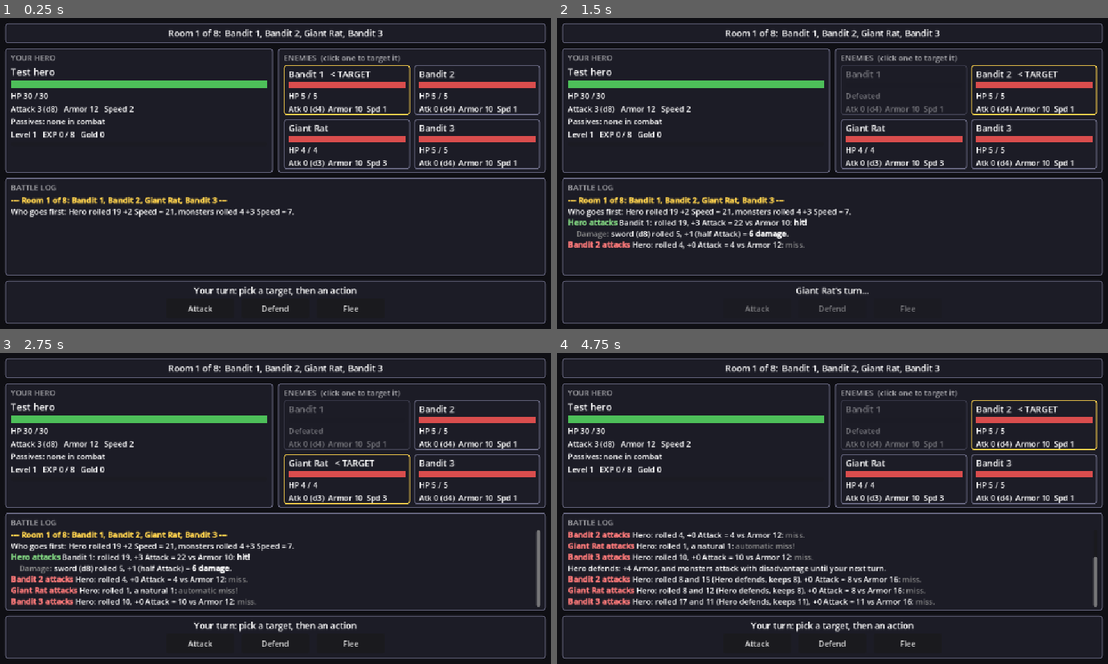
Above: before the commit, frames 1-4 (two rows, left to right).
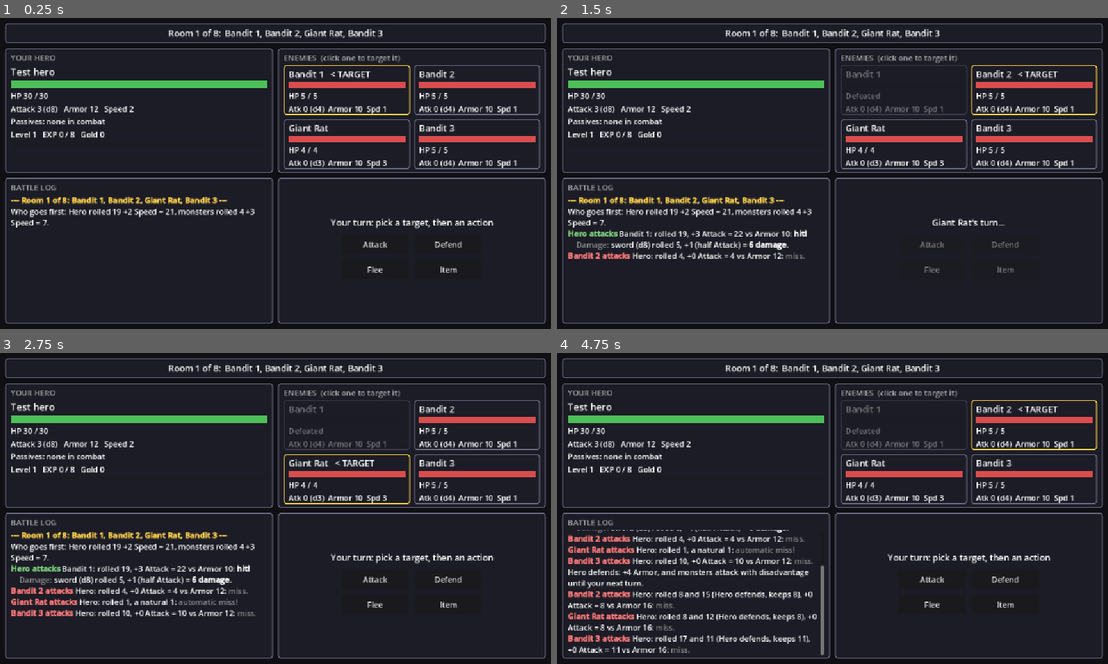
Above: after the commit, the same moments.

Repository: khasmn/project-k
Game: Godot game, scene res://scenes/combat/combat.tscn
Same seed, same stepped clock (60 frames per second), same inputs: the game is played once before the commit and once after it. This scene is started directly instead of the project's main scene.
Inputs (mouse positions are in pixels of both pictures, inside the frame that each line leads up to):
- Up to frame 1 (0.25 s): no input
- Up to frame 2 (1.5 s): click "Attack" at 0.5 s; click (1036, 89) at 1.27 s
- Up to frame 3 (2.75 s): click (347, 480) at 2.02 s
- Up to frame 4 (4.75 s): click "Defend" at 2.75 s; click (1036, 480) at 3.52 s; click (1036, 424) at 4.27 s

The runs differ from the first frame. In frame 1, 2.0% of the frame differs, in the area x 1-99%, y 51-99%; in frame 2, 3.7%; in frame 3, 6.4%; in frame 4, 10%.

Commit message:
Battle log and actions side by side, Item button with 2 Healing Potions per run
Co-Authored-By: Claude Opus 5.5 <noreply@anthropic.com>

Diff:
--- /dev/null
+++ b/data/items.json
@@ -0,0 +1,3 @@
+{
+	"healing_potion": {"name": "Healing Potion", "heal_percent": 30}
+}
--- a/scenes/combat/combat.tscn
+++ b/scenes/combat/combat.tscn
@@ -136,66 +136,88 @@
 theme_override_constants/v_separation = 8
 columns = 2
 
-[node name="LogPanel" type="PanelContainer" parent="Margin/VBox"]
+[node name="Bottom" type="HBoxContainer" parent="Margin/VBox"]
 layout_mode = 2
 size_flags_vertical = 3
-theme_override_styles/panel = SubResource("box")
-
-[node name="VBox" type="VBoxContainer" parent="Margin/VBox/LogPanel"]
-layout_mode = 2
-
-[node name="Header" type="Label" parent="Margin/VBox/LogPanel/VBox"]
+theme_override_constants/separation = 10
+
+[node name="LogPanel" type="PanelContainer" parent="Margin/VBox/Bottom"]
+layout_mode = 2
+size_flags_horizontal = 3
+theme_override_styles/panel = SubResource("box")
+
+[node name="VBox" type="VBoxContainer" parent="Margin/VBox/Bottom/LogPanel"]
+layout_mode = 2
+
+[node name="Header" type="Label" parent="Margin/VBox/Bottom/LogPanel/VBox"]
 modulate = Color(1, 1, 1, 0.6)
 layout_mode = 2
 text = "BATTLE LOG"
 
-[node name="Log" type="RichTextLabel" parent="Margin/VBox/LogPanel/VBox"]
+[node name="Log" type="RichTextLabel" parent="Margin/VBox/Bottom/LogPanel/VBox"]
 unique_name_in_owner = true
 layout_mode = 2
 size_flags_vertical = 3
 bbcode_enabled = true
 scroll_following = true
 
-[node name="ActionPanel" type="PanelContainer" parent="Margin/VBox"]
-unique_name_in_owner = true
-layout_mode = 2
-theme_override_styles/panel = SubResource("box")
-
-[node name="VBox" type="VBoxContainer" parent="Margin/VBox/ActionPanel"]
-layout_mode = 2
-
-[node name="TurnLabel" type="Label" parent="Margin/VBox/ActionPanel/VBox"]
+[node name="ActionPanel" type="PanelContainer" parent="Margin/VBox/Bottom"]
+unique_name_in_owner = true
+layout_mode = 2
+size_flags_horizontal = 3
+theme_override_styles/panel = SubResource("box")
+
+[node name="VBox" type="VBoxContainer" parent="Margin/VBox/Bottom/ActionPanel"]
+layout_mode = 2
+theme_override_constants/separation = 12
+alignment = 1
+
+[node name="TurnLabel" type="Label" parent="Margin/VBox/Bottom/ActionPanel/VBox"]
 unique_name_in_owner = true
 layout_mode = 2
 theme_override_font_sizes/font_size = 18
 horizontal_alignment = 1
 
-[node name="Buttons" type="HBoxContainer" parent="Margin/VBox/ActionPanel/VBox"]
+[node name="Buttons" type="GridContainer" parent="Margin/VBox/Bottom/ActionPanel/VBox"]
+unique_name_in_owner = true
+layout_mode = 2
+size_flags_horizontal = 4
+theme_override_constants/h_separation = 12
+theme_override_constants/v_separation = 12
+columns = 2
+
+[node name="AttackButton" type="Button" parent="Margin/VBox/Bottom/ActionPanel/VBox/Buttons"]
+unique_name_in_owner = true
+custom_minimum_size = Vector2(140, 40)
+layout_mode = 2
+text = "Attack"
+
+[node name="DefendButton" type="Button" parent="Margin/VBox/Bottom/ActionPanel/VBox/Buttons"]
+unique_name_in_owner = true
+custom_minimum_size = Vector2(140, 40)
+layout_mode = 2
+text = "Defend"
+
+[node name="FleeButton" type="Button" parent="Margin/VBox/Bottom/ActionPanel/VBox/Buttons"]
+unique_name_in_owner = true
+custom_minimum_size = Vector2(140, 40)
+layout_mode = 2
+text = "Flee"
+
+[node name="ItemButton" type="Button" parent="Margin/VBox/Bottom/ActionPanel/VBox/Buttons"]
+unique_name_in_owner = true
+custom_minimum_size = Vector2(140, 40)
+layout_mode = 2
+text = "Item"
+
+[node name="ItemMenu" type="VBoxContainer" parent="Margin/VBox/Bottom/ActionPanel/VBox"]
+unique_name_in_owner = true
+visible = false
+layout_mode = 2
+size_flags_horizontal = 4
+
+[node name="Choices" type="HBoxContainer" parent="Margin/VBox/Bottom/ActionPanel/VBox"]
 unique_name_in_owner = true
 layout_mode = 2
 theme_override_constants/separation = 16
 alignment = 1
-
-[node name="AttackButton" type="Button" parent="Margin/VBox/ActionPanel/VBox/Buttons"]
-unique_name_in_owner = true
-custom_minimum_size = Vector2(140, 40)
-layout_mode = 2
-text = "Attack"
-
-[node name="DefendButton" type="Button" parent="Margin/VBox/ActionPanel/VBox/Buttons"]
-unique_name_in_owner = true
-custom_minimum_size = Vector2(140, 40)
-layout_mode = 2
-text = "Defend"
-
-[node name="FleeButton" type="Button" parent="Margin/VBox/ActionPanel/VBox/Buttons"]
-unique_name_in_owner = true
-custom_minimum_size = Vector2(140, 40)
-layout_mode = 2
-text = "Flee"
-
-[node name="Choices" type="HBoxContainer" parent="Margin/VBox/ActionPanel/VBox"]
-unique_name_in_owner = true
-layout_mode = 2
-theme_override_constants/separation = 16
-alignment = 1
--- a/scripts/combat/combat_screen.gd
+++ b/scripts/combat/combat_screen.gd
@@ -23,6 +23,7 @@
 	%AttackButton.pressed.connect(_on_attack)
 	%DefendButton.pressed.connect(_on_defend)
 	%FleeButton.pressed.connect(_on_flee)
+	%ItemButton.pressed.connect(_open_items)
 	if Run.hero == null:
 		Run.start_test()  # this scene was started on its own, not from character creation
 	_start_fight()
@@ -83,6 +84,44 @@
 	hero.defending = true
 	_log("%s defends: +%d Armor, and monsters attack with disadvantage until your next turn." % [
 		hero.display_name, Combatant.DEFEND_BONUS])
+	_after_action()
+
+
+## Item: swap the action buttons for a list of your items (and Back).
+func _open_items() -> void:
+	var all: Dictionary = JSON.parse_string(FileAccess.get_file_as_string("res://data/items.json"))
+	for button in %ItemMenu.get_children():
+		button.queue_free()
+	for id in Run.items:
+		var item: Dictionary = all[id]
+		var button: Button = Button.new()
+		button.text = "%s x%d  (heal %d%% HP)" % [item.name, Run.items[id], item.heal_percent]
+		button.disabled = Run.items[id] == 0 or hero.hp == hero.max_hp
+		button.pressed.connect(_use_item.bind(id, item))
+		%ItemMenu.add_child(button)
+	var back: Button = Button.new()
+	back.text = "Back"
+	back.pressed.connect(_close_items)
+	%ItemMenu.add_child(back)
+	%Buttons.hide()
+	%ItemMenu.show()
+
+
+func _close_items() -> void:
+	%ItemMenu.hide()
+	%Buttons.show()
+
+
+## Using an item takes your turn.
+func _use_item(id: String, item: Dictionary) -> void:
+	if Run.items[id] == 0:
+		return
+	_close_items()
+	_set_buttons_enabled(false)
+	Run.items[id] -= 1
+	var healed: int = mini(ceili(hero.max_hp * item.heal_percent / 100.0), hero.max_hp - hero.hp)
+	hero.hp += healed
+	_log("%s drinks a %s: +%d HP (%d left)." % [hero.display_name, item.name, healed, Run.items[id]])
 	_after_action()
 
 
@@ -268,6 +307,7 @@
 	%AttackButton.disabled = not enabled
 	%DefendButton.disabled = not enabled
 	%FleeButton.disabled = not enabled
+	%ItemButton.disabled = not enabled or Run.items.values().all(func(count: int) -> bool: return count == 0)
 
 
 func _log(text: String) -> void:
--- a/scripts/core/run.gd
+++ b/scripts/core/run.gd
@@ -11,6 +11,7 @@
 const POINTS_PER_LEVEL: int = 3
 const REST_HEAL_PERCENT: int = 30
 const TRAIN_POINTS: int = 1
+const START_ITEMS: Dictionary = {"healing_potion": 2}
 
 static var hero: Combatant
 static var hero_title: String = ""
@@ -21,6 +22,7 @@
 static var experience: int = 0
 static var points: int = 0  # unspent stat points
 static var gold: int = 0
+static var items: Dictionary = {}  # item id -> how many, see data/items.json
 
 
 static func start(draft: CharacterDraft) -> void:
@@ -45,6 +47,7 @@
 	experience = 0
 	points = 0
 	gold = 0
+	items = START_ITEMS.duplicate()
 
 
 static func is_boss() -> bool:
--- a/tests/play.gd
+++ b/tests/play.gd
@@ -4,7 +4,8 @@
 ## /Applications/Godot.app/Contents/MacOS/Godot --headless --script res://tests/play.gd -- [options] actions...
 ## Options: --seed N, --force 20,1,..., --race elf, --talent lucky, --class mage (ids from data/*.json;
 ## race and talent are rolled and class is warrior if not given).
-## Actions in a fight: t1-t4 to target a monster card, attack, defend, flee, 1 to click a choice ("Continue", "New hero").
+## Actions in a fight: t1-t4 to target a monster card, attack, defend, flee, item (then 1 = first item, or back),
+## 1 to click a choice ("Continue", "New hero").
 ## On the path screen: 1/2/3 to pick a door (or Rest/Train), character to open the stat panel,
 ## then +hp, +attack, +defense, +speed to add a point (-hp etc. to take it back), confirm or close.
 ## Same seed + same options + same actions = same run, so you can replay and add one action at a time.
@@ -13,7 +14,7 @@
 ## the boss room starts with initiative.
 
 const BUTTONS: Dictionary = {
-	"attack": "%AttackButton", "defend": "%DefendButton", "flee": "%FleeButton", "character": "%CharacterButton",
+	"attack": "%AttackButton", "defend": "%DefendButton", "flee": "%FleeButton", "item": "%ItemButton", "character": "%CharacterButton",
 	"confirm": "%CharacterPanel/%ConfirmButton", "close": "%CharacterPanel/%CloseButton",
 }
 const STAT_IDS: Dictionary = {"hp": "max_hp", "attack": "attack", "defense": "defense", "speed": "speed"}
@@ -111,8 +112,13 @@
 		var lines: Node = cards[n].get_node("Lines")
 		print("  t%d) %s  |  %s  |  %s" % [n + 1, lines.get_node("Name").text, lines.get_node("HP").text, lines.get_node("Stats").text])
 	var choices: Array = _node("%Choices").get_children()
-	if choices.is_empty():
-		print(_node("%TurnLabel").text + ". Possible: t1-t%d, attack, defend%s" % [cards.size(), ", flee" if _node("%FleeButton").visible else ""])
+	if _node("%ItemMenu").visible:
+		var items: Array = _node("%ItemMenu").get_children()
+		for n in items.size() - 1:
+			print("  %d) %s%s" % [n + 1, items[n].text, " (can't use now)" if items[n].disabled else ""])
+		print("Items open. Possible: 1-%d, back" % (items.size() - 1))
+	elif choices.is_empty():
+		print(_node("%TurnLabel").text + ". Possible: t1-t%d, attack, defend%s, item" % [cards.size(), ", flee" if _node("%FleeButton").visible else ""])
 	else:
 		print("Choices: 1) " + choices[0].text)
 
@@ -148,6 +154,11 @@
 		var cards: Array = _node("%EnemyList").get_children()
 		var n: int = int(action[1])
 		return cards[n - 1] if n >= 1 and n <= cards.size() else null
+	if not _on_path() and _node("%ItemMenu").visible:
+		var items: Array = _node("%ItemMenu").get_children()
+		if action == "back":
+			return items[-1]
+		return items[int(action) - 1] if action.is_valid_int() and int(action) >= 1 and int(action) < items.size() else null
 	var options: Array = _node("%Doors" if _on_path() else "%Choices").get_children()
 	if action.is_valid_int() and int(action) >= 1 and int(action) <= options.size():
 		return options[int(action) - 1]
@@ -188,5 +199,6 @@
 			var cards: Array = scene.get_node("%Doors").get_children()
 			if (not cards.is_empty() and not cards[0].disabled) or scene.get_node("%CharacterPanel").visible:
 				return
-		elif not scene.get_node("%AttackButton").disabled or scene.get_node("%Choices").get_child_count() > 0:
+		elif (not scene.get_node("%AttackButton").disabled or scene.get_node("%ItemMenu").visible
+				or scene.get_node("%Choices").get_child_count() > 0):
 			return
Not shown, changed: docs/memory/decisions.md
Not shown, changed: docs/memory/progress.md
